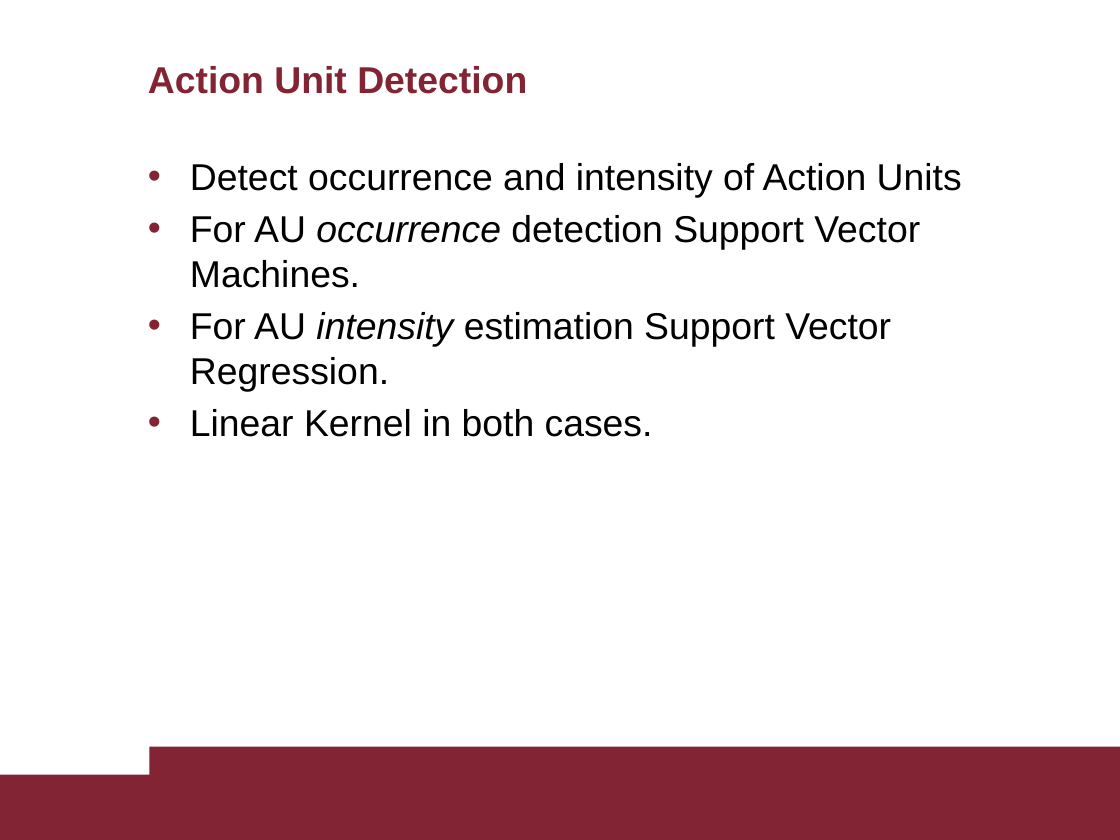
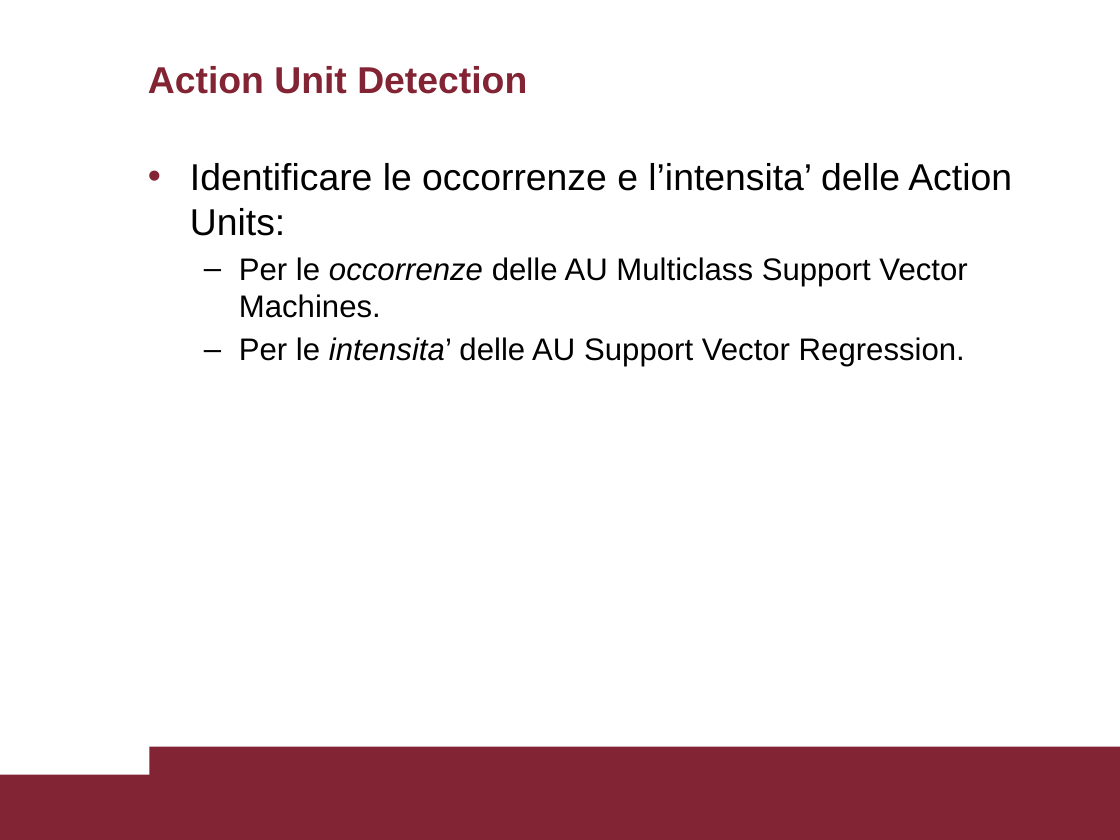
Before and after one commit to AscaL/thesis, a slide deck: slide 13 of Tesi Emanuele Orfanelli 1383726.pptx (slide 14 before the commit). Drawn at 1120x840 pixels with LibreOffice and Linux fonts; fonts in the diff are those of the drawing. Boxes give left, top, right and bottom in pixels: in the first picture for what was removed or moved away, otherwise in the second. Text is boxed around its words. In the diff, an @@ line names an element or a change of style, - is before the commit and + after.

```diff
--- a/Tesi Emanuele Orfanelli 1383726.pptx
+++ b/Tesi Emanuele Orfanelli 1383726.pptx
@@ text at box(190, 163, 1012, 367): text changed; size 24 to 20 pt @@
-• Detect occurrence and intensity of Action Units
-• For AU occurrence detection Support Vector Machines.
-• For AU intensity estimation Support Vector Regression.
-• Linear Kernel in both cases.
+• Identificare le occorrenze e l’intensita’ delle Action Units:
+  – Per le occorrenze delle AU Multiclass Support Vector Machines.
+  – Per le intensita’ delle AU Support Vector Regression.
```
Also in this commit, not shown: 22 other slides changed, 1 slide added, 3 slides removed, 1 other file.
